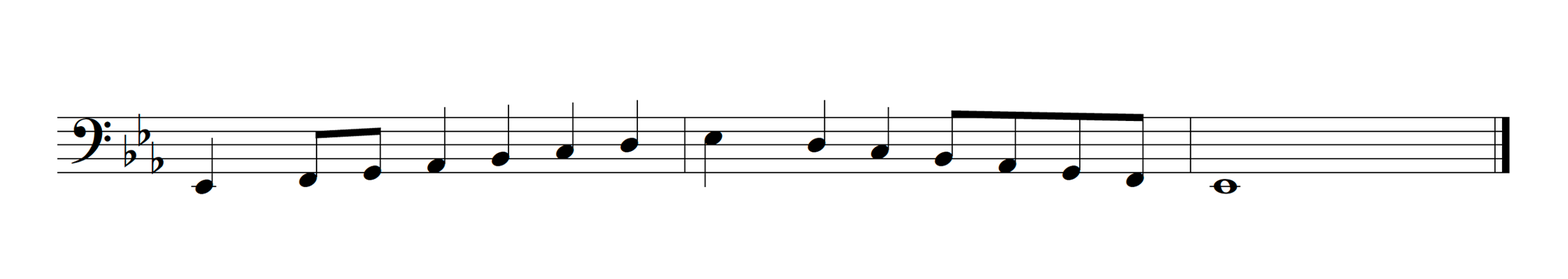
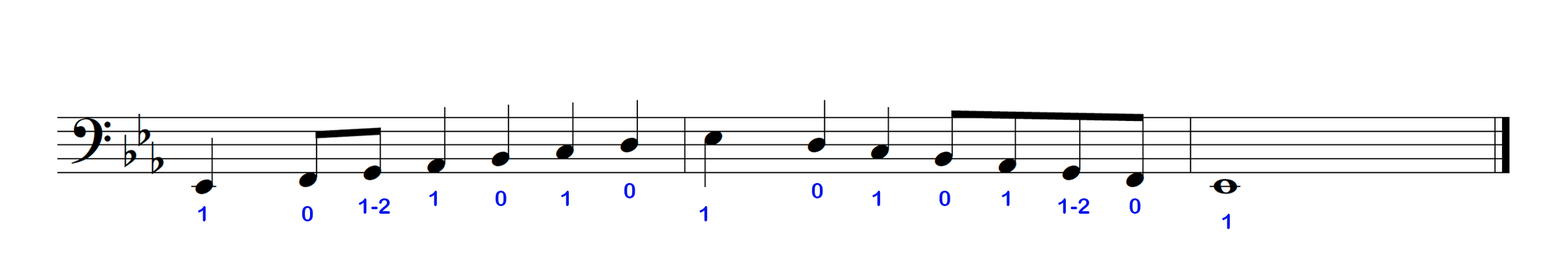
Layer changes from the first 1568px x 279px image to the second:
showed "1-2" (1st of 2) over (1058, 198, 1090, 214)
showed "1-2" (2nd of 2) over (358, 198, 391, 214)
showed "0" (1st of 6) over (1129, 198, 1141, 214)
showed "0" (2nd of 6) over (811, 183, 824, 199)
showed "0" (3rd of 6) over (623, 183, 636, 199)
showed "0" (4th of 6) over (939, 190, 951, 207)
showed "0" (5th of 6) over (495, 190, 507, 207)
showed "1" (1st of 7) over (699, 206, 708, 222)
showed "1" (2nd of 7) over (1222, 213, 1231, 230)
showed "1" (3rd of 7) over (1001, 190, 1011, 207)
showed "1" (4th of 7) over (872, 190, 881, 207)
showed "1" (5th of 7) over (561, 190, 570, 207)
showed "1" (6th of 7) over (429, 190, 438, 207)
showed "0" (6th of 6) over (301, 206, 314, 222)
showed "1" (7th of 7) over (197, 206, 207, 222)
